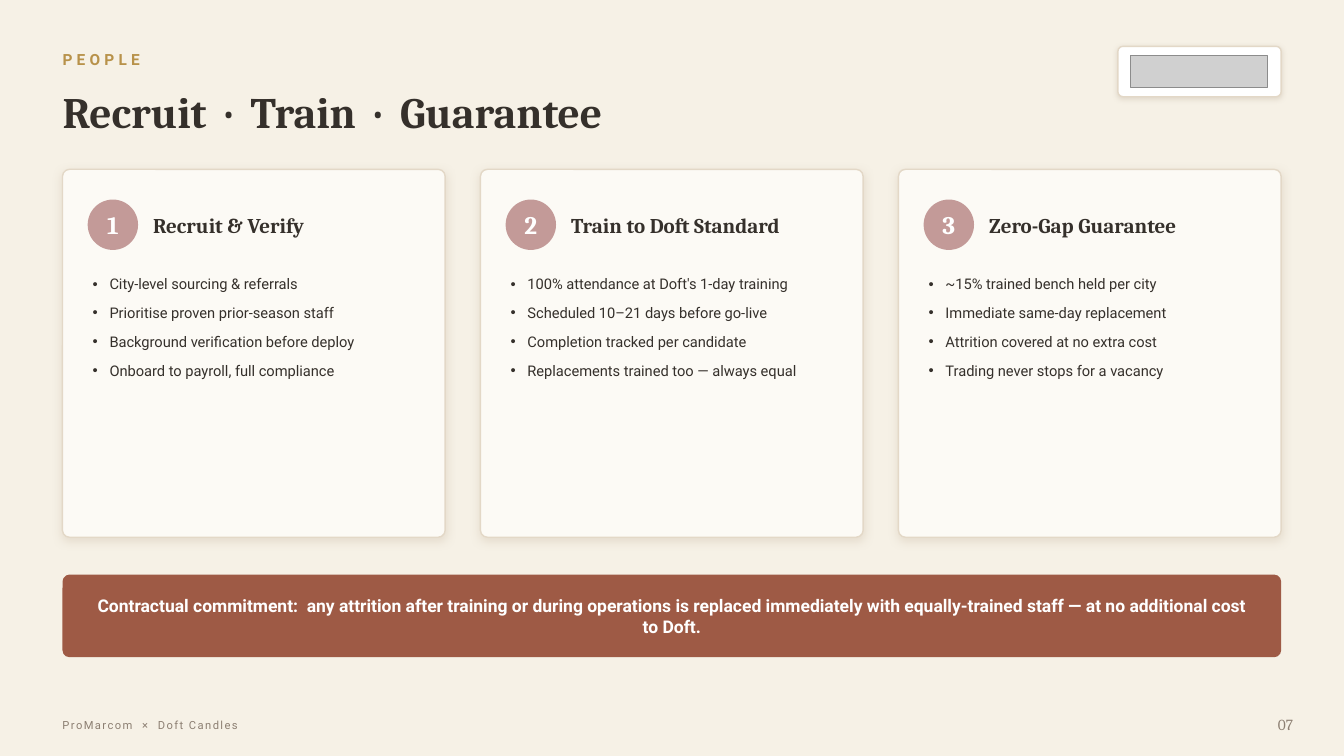
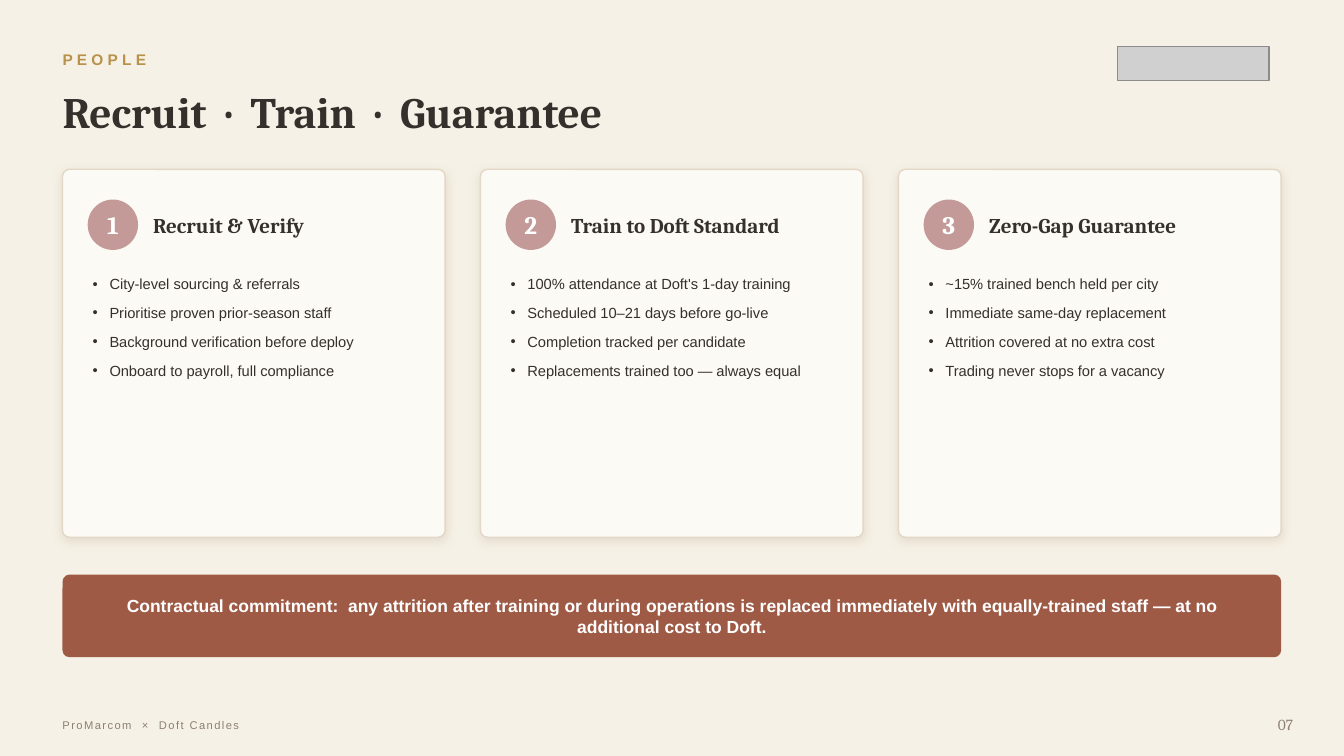
Before and after one commit to nky1103/Projects, a slide deck: slide 8 of doft_diwali_popup/Doft_Diwali_PopUp_ProMarcom_Pitch.pptx. Drawn at 1344x756 pixels with LibreOffice and Linux fonts; fonts in the diff are those of the drawing; grey boxes stand for pictures. Boxes give left, top, right and bottom in pixels: in the first picture for what was removed or moved away, otherwise in the second. Text is boxed around its words. In the diff, an @@ line names an element or a change of style, - is before the commit and + after.

```diff
--- a/doft_diwali_popup/Doft_Diwali_PopUp_ProMarcom_Pitch.pptx
+++ b/doft_diwali_popup/Doft_Diwali_PopUp_ProMarcom_Pitch.pptx
@@ picture: place and size @@
-picture at [1131, 55, 1268, 87]
+picture at [1118, 46, 1269, 81]
@@ rounded rectangle removed at [1118, 46, 1281, 97] @@
@@ font Roboto to Arial in 6 elements at [63, 54, 147, 65], [110, 278, 354, 379], [527, 278, 801, 379], [945, 278, 1166, 379], [127, 599, 1217, 633], [62, 721, 239, 729] @@
```
Also in this commit, not shown: 16 other slides changed, 1 other file.
